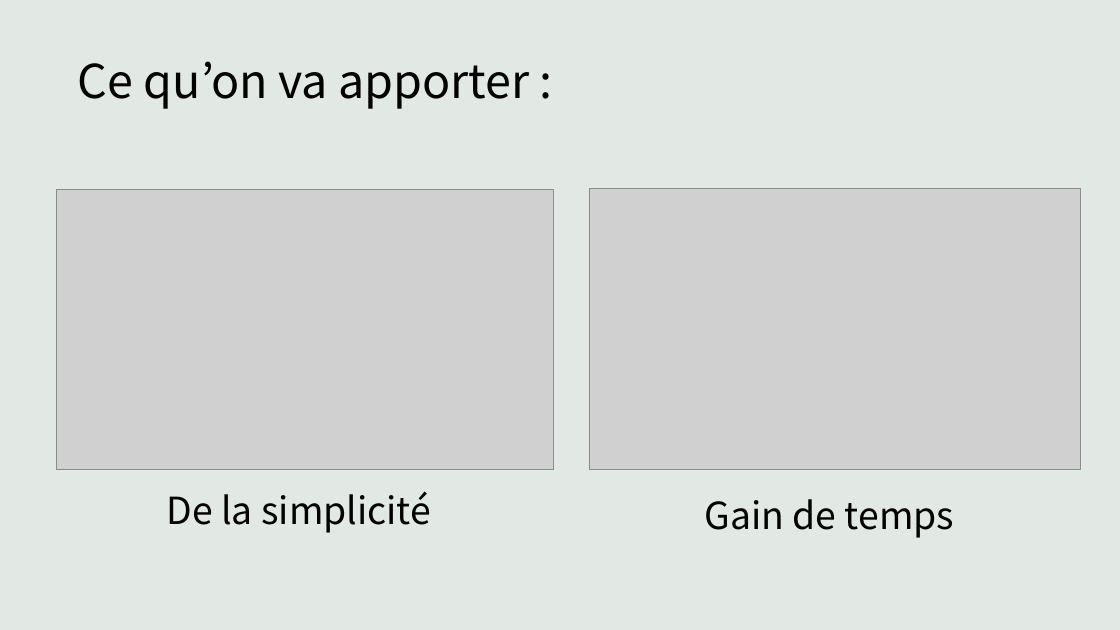
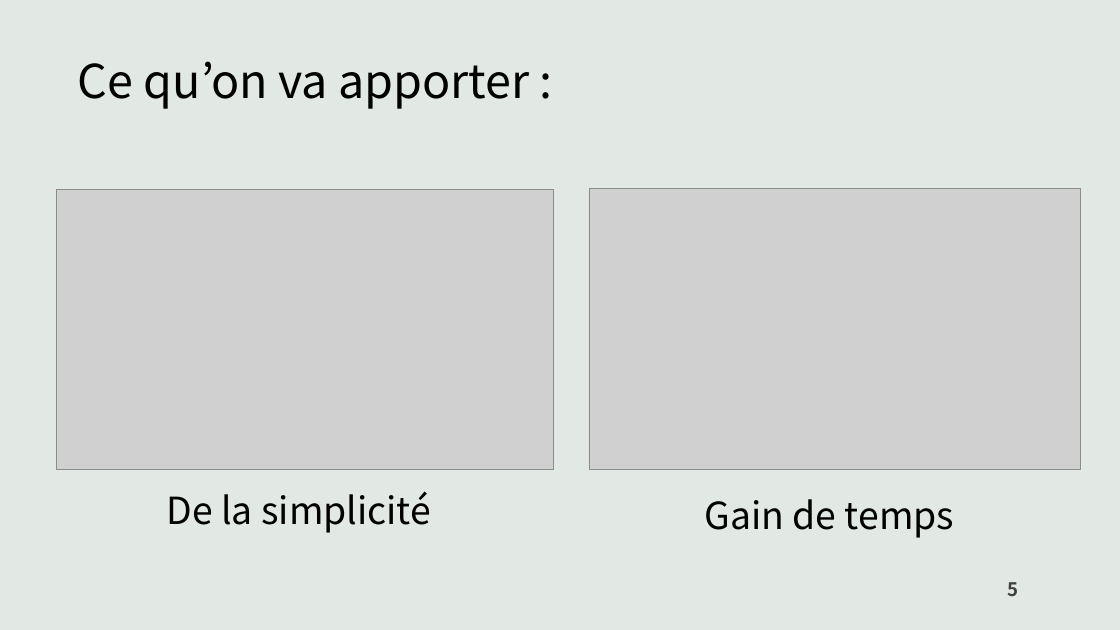
Before and after one commit to Pierre-Portfolio/GamesComparator, a slide deck: slide 5 of Rapport/webscrapping.pptx. Drawn at 1120x630 pixels with LibreOffice and Linux fonts; fonts in the diff are those of the drawing; grey boxes stand for pictures. Boxes give left, top, right and bottom in pixels: in the first picture for what was removed or moved away, otherwise in the second. Text is boxed around its words. In the diff, an @@ line names an element or a change of style, - is before the commit and + after.

```diff
--- a/Rapport/webscrapping.pptx
+++ b/Rapport/webscrapping.pptx
@@ page number added at (1007, 582, 1018, 596), 16 pt, text #404040, bold @@
+5
```
Also in this commit, not shown: 5 other slides changed, 3 slides added.
